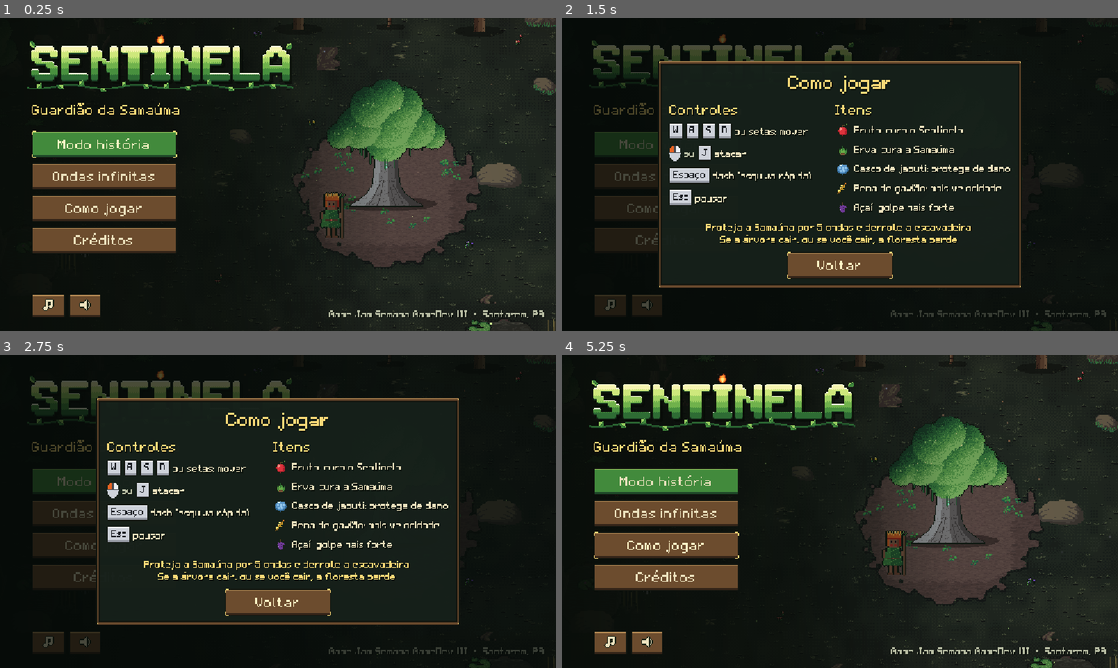
Above: before the commit, frames 1-4 (two rows, left to right).
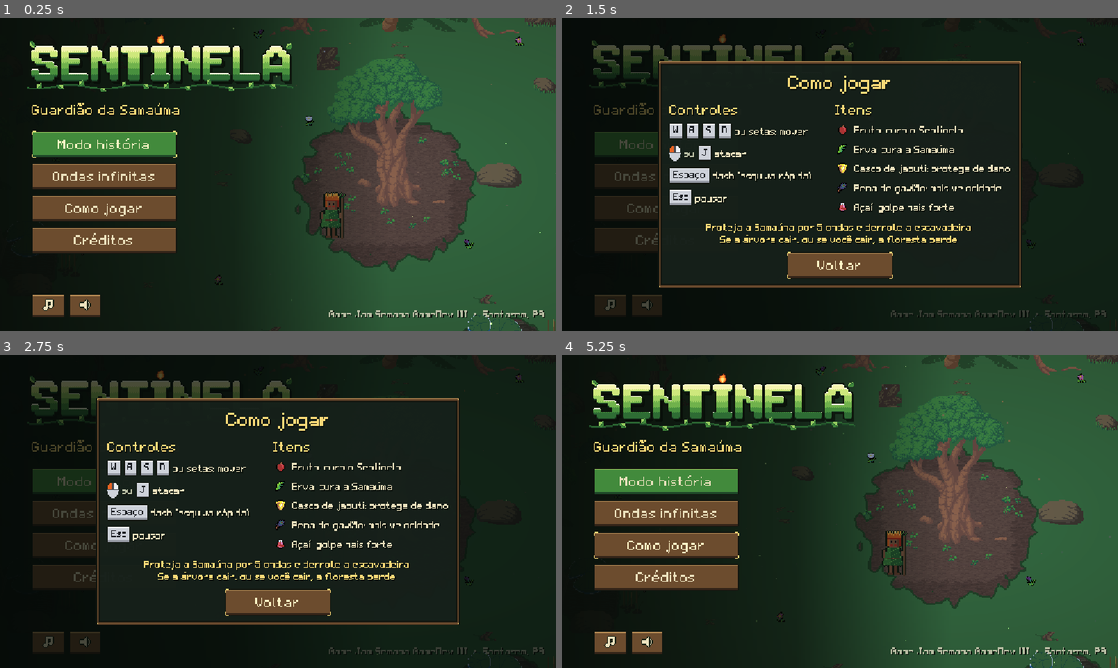
Above: after the commit, the same moments.

Repository: elian-sss/sentinela
Game: Godot game, scene res://cenas/telas/TelaInicial.tscn
Same seed, same stepped clock (60 frames per second), same inputs: the game is played once before the commit and once after it.
Inputs (mouse positions are in pixels of both pictures, inside the frame that each line leads up to):
- Up to frame 1 (0.25 s): no input
- Up to frame 2 (1.5 s): click "Como jogar" at 0.5 s; click "Como jogar" at 1.25 s
- Up to frame 3 (2.75 s): click "Modo história" at 2 s
- Up to frame 4 (5.25 s): click "Ondas infinitas" at 2.75 s; click "Créditos" at 3.5 s; click (645, 642) at 4.25 s; click "Voltar" at 5 s

The runs differ from the first frame. In frame 1, 42% of the frame differs, in the area x 38-100%, y 0-100%; in frame 2, 0.3%; in frame 3, 0.3%; in frame 4, 42%.

Commit message:
Troca cenário, itens e Samaúma por assets licenciados
Samaúma, árvores, palmeira, plantas, vitórias-régias e gramado agora vêm dos
packs de selva de Sevarihk (CC-BY 4.0), e itens, flores e cogumelo do
16x16 RPG Items (DB32), em CC0. Os originais ficam em assets/terceiros/ e os
recortes são montados por tools/montar_assets_licenciados.py.

Remove o gerador de props e o desenho da Samaúma e dos itens dos geradores
antigos, atualiza os créditos no jogo e no CREDITOS.md com autores, links,
licenças e modificações.

Diff:
--- a/cenas/arvore/Arvore.tscn
+++ b/cenas/arvore/Arvore.tscn
@@ -26,7 +26,7 @@
 
 [node name="Visual" type="Sprite2D" parent="."]
 texture_filter = 1
-position = Vector2(0, -48)
+position = Vector2(0, -69)
 texture = ExtResource("2_textura")
 hframes = 3
 
--- a/cenas/cenario/Cenario.tscn
+++ b/cenas/cenario/Cenario.tscn
@@ -5,19 +5,19 @@
 [ext_resource type="Texture2D" path="res://assets/cenario/dead_swamp/tree_trunk_swamp.png" id="3_ywr6m"]
 
 [ext_resource type="Texture2D" path="res://assets/cenario/props/arvore_frondosa.png" id="p_arvore_frondosa"]
-[ext_resource type="Texture2D" path="res://assets/cenario/props/arvore_frondosa_flores.png" id="p_arvore_frondosa_flores"]
-[ext_resource type="Texture2D" path="res://assets/cenario/props/arvore_alta.png" id="p_arvore_alta"]
-[ext_resource type="Texture2D" path="res://assets/cenario/props/palmeira_acai.png" id="p_palmeira_acai"]
+[ext_resource type="Texture2D" path="res://assets/cenario/props/arvore_pequena.png" id="p_arvore_pequena"]
+[ext_resource type="Texture2D" path="res://assets/cenario/props/arvore_chorona.png" id="p_arvore_chorona"]
+[ext_resource type="Texture2D" path="res://assets/cenario/props/palmeira.png" id="p_palmeira"]
 [ext_resource type="Texture2D" path="res://assets/cenario/props/arbusto.png" id="p_arbusto"]
-[ext_resource type="Texture2D" path="res://assets/cenario/props/arbusto_flores_vermelhas.png" id="p_arbusto_flores_vermelhas"]
-[ext_resource type="Texture2D" path="res://assets/cenario/props/arbusto_flores_amarelas.png" id="p_arbusto_flores_amarelas"]
-[ext_resource type="Texture2D" path="res://assets/cenario/props/samambaia.png" id="p_samambaia"]
-[ext_resource type="Texture2D" path="res://assets/cenario/props/flores_vermelhas.png" id="p_flores_vermelhas"]
-[ext_resource type="Texture2D" path="res://assets/cenario/props/flores_amarelas.png" id="p_flores_amarelas"]
+[ext_resource type="Texture2D" path="res://assets/cenario/props/folhagem.png" id="p_folhagem"]
+[ext_resource type="Texture2D" path="res://assets/cenario/props/touceira.png" id="p_touceira"]
+[ext_resource type="Texture2D" path="res://assets/cenario/props/folhas_largas.png" id="p_folhas_largas"]
+[ext_resource type="Texture2D" path="res://assets/cenario/props/flores_rosas.png" id="p_flores_rosas"]
+[ext_resource type="Texture2D" path="res://assets/cenario/props/flores_brancas.png" id="p_flores_brancas"]
 [ext_resource type="Texture2D" path="res://assets/cenario/props/flores_roxas.png" id="p_flores_roxas"]
 [ext_resource type="Texture2D" path="res://assets/cenario/props/cogumelos.png" id="p_cogumelos"]
 [ext_resource type="Texture2D" path="res://assets/cenario/props/vitoria_regia.png" id="p_vitoria_regia"]
-[ext_resource type="Texture2D" path="res://assets/cenario/props/vitoria_regia_sem_flor.png" id="p_vitoria_regia_sem_flor"]
+[ext_resource type="Texture2D" path="res://assets/cenario/props/vitoria_regia_pequena.png" id="p_vitoria_regia_pequena"]
 
 [ext_resource type="Texture2D" path="res://assets/cenario/props/gramado.png" id="p_gramado"]
 
@@ -594,289 +594,289 @@
 [node name="Arvore1" type="Sprite2D" parent="Bordas"]
 position = Vector2(40, 110)
 texture = ExtResource("p_arvore_frondosa")
-offset = Vector2(-56, -128)
+offset = Vector2(-62, -129)
 centered = false
 
 [node name="Arvore2" type="Sprite2D" parent="Bordas"]
 position = Vector2(165, 105)
-texture = ExtResource("p_arvore_alta")
-offset = Vector2(-40, -144)
+texture = ExtResource("p_arvore_chorona")
+offset = Vector2(-47, -122)
 centered = false
 flip_h = true
 
 [node name="Arbusto1" type="Sprite2D" parent="Bordas"]
 position = Vector2(275, 70)
-texture = ExtResource("p_arbusto_flores_amarelas")
-offset = Vector2(-24, -36)
+texture = ExtResource("p_touceira")
+offset = Vector2(-16, -32)
 centered = false
 
 [node name="Arvore3" type="Sprite2D" parent="Bordas"]
 position = Vector2(455, 125)
-texture = ExtResource("p_arvore_frondosa_flores")
-offset = Vector2(-56, -128)
+texture = ExtResource("p_arvore_pequena")
+offset = Vector2(-39, -92)
 centered = false
 flip_h = true
 
 [node name="Palmeira1" type="Sprite2D" parent="Bordas"]
 position = Vector2(580, 120)
-texture = ExtResource("p_palmeira_acai")
-offset = Vector2(-48, -136)
+texture = ExtResource("p_palmeira")
+offset = Vector2(-109, -121)
 centered = false
 
 [node name="Arvore4" type="Sprite2D" parent="Bordas"]
 position = Vector2(705, 128)
 texture = ExtResource("p_arvore_frondosa")
-offset = Vector2(-56, -128)
+offset = Vector2(-62, -129)
 centered = false
 flip_h = true
 
 [node name="Arvore5" type="Sprite2D" parent="Bordas"]
 position = Vector2(835, 110)
-texture = ExtResource("p_arvore_alta")
-offset = Vector2(-40, -144)
+texture = ExtResource("p_arvore_chorona")
+offset = Vector2(-47, -122)
 centered = false
 
 [node name="Arvore6" type="Sprite2D" parent="Bordas"]
 position = Vector2(960, 100)
 texture = ExtResource("p_arvore_frondosa")
-offset = Vector2(-56, -128)
+offset = Vector2(-62, -129)
 centered = false
 flip_h = true
 
 [node name="Palmeira2" type="Sprite2D" parent="Bordas"]
 position = Vector2(1100, 120)
-texture = ExtResource("p_palmeira_acai")
-offset = Vector2(-48, -136)
+texture = ExtResource("p_palmeira")
+offset = Vector2(-109, -121)
 centered = false
 
 [node name="Palmeira3" type="Sprite2D" parent="Bordas"]
 position = Vector2(55, 665)
-texture = ExtResource("p_palmeira_acai")
-offset = Vector2(-48, -136)
+texture = ExtResource("p_palmeira")
+offset = Vector2(-109, -121)
 centered = false
 flip_h = true
 
 [node name="Arvore7" type="Sprite2D" parent="Bordas"]
 position = Vector2(185, 690)
 texture = ExtResource("p_arvore_frondosa")
-offset = Vector2(-56, -128)
+offset = Vector2(-62, -129)
 centered = false
 
 [node name="Arvore8" type="Sprite2D" parent="Bordas"]
 position = Vector2(320, 700)
-texture = ExtResource("p_arvore_alta")
-offset = Vector2(-40, -144)
+texture = ExtResource("p_arvore_chorona")
+offset = Vector2(-47, -122)
 centered = false
 flip_h = true
 
 [node name="Arbusto2" type="Sprite2D" parent="Bordas"]
 position = Vector2(455, 650)
-texture = ExtResource("p_arbusto_flores_vermelhas")
-offset = Vector2(-24, -36)
+texture = ExtResource("p_folhagem")
+offset = Vector2(-15, -19)
 centered = false
 
 [node name="Arvore9" type="Sprite2D" parent="Bordas"]
 position = Vector2(560, 695)
 texture = ExtResource("p_arvore_frondosa")
-offset = Vector2(-56, -128)
+offset = Vector2(-62, -129)
 centered = false
 flip_h = true
 
 [node name="Arbusto3" type="Sprite2D" parent="Bordas"]
 position = Vector2(660, 652)
 texture = ExtResource("p_arbusto")
-offset = Vector2(-24, -36)
+offset = Vector2(-15, -31)
 centered = false
 
 [node name="Arvore10" type="Sprite2D" parent="Bordas"]
 position = Vector2(880, 690)
-texture = ExtResource("p_arvore_frondosa_flores")
-offset = Vector2(-56, -128)
+texture = ExtResource("p_arvore_pequena")
+offset = Vector2(-39, -92)
 centered = false
 flip_h = true
 
 [node name="Arvore11" type="Sprite2D" parent="Bordas"]
 position = Vector2(22, 215)
-texture = ExtResource("p_arvore_frondosa_flores")
-offset = Vector2(-56, -128)
+texture = ExtResource("p_arvore_pequena")
+offset = Vector2(-39, -92)
 centered = false
 
 [node name="Palmeira4" type="Sprite2D" parent="Bordas"]
 position = Vector2(18, 345)
-texture = ExtResource("p_palmeira_acai")
-offset = Vector2(-48, -136)
+texture = ExtResource("p_palmeira")
+offset = Vector2(-109, -121)
 centered = false
 flip_h = true
 
 [node name="Arbusto4" type="Sprite2D" parent="Bordas"]
 position = Vector2(14, 480)
 texture = ExtResource("p_arbusto")
-offset = Vector2(-24, -36)
+offset = Vector2(-15, -31)
 centered = false
 
 [node name="Arvore12" type="Sprite2D" parent="Bordas"]
 position = Vector2(1128, 230)
-texture = ExtResource("p_arvore_alta")
-offset = Vector2(-40, -144)
+texture = ExtResource("p_arvore_chorona")
+offset = Vector2(-47, -122)
 centered = false
 flip_h = true
 
 [node name="Arvore13" type="Sprite2D" parent="Bordas"]
 position = Vector2(1125, 365)
 texture = ExtResource("p_arvore_frondosa")
-offset = Vector2(-56, -128)
+offset = Vector2(-62, -129)
 centered = false
 
 [node name="Arbusto5" type="Sprite2D" parent="Bordas"]
 position = Vector2(1138, 120)
-texture = ExtResource("p_arbusto_flores_vermelhas")
-offset = Vector2(-24, -36)
+texture = ExtResource("p_folhagem")
+offset = Vector2(-15, -19)
 centered = false
 flip_h = true
 
 [node name="Flores1" type="Sprite2D" parent="Decoracao"]
 position = Vector2(120, 300)
-texture = ExtResource("p_flores_vermelhas")
-offset = Vector2(-12, -20)
+texture = ExtResource("p_flores_rosas")
+offset = Vector2(-8, -16)
 centered = false
 
 [node name="Flores2" type="Sprite2D" parent="Decoracao"]
 position = Vector2(250, 560)
-texture = ExtResource("p_flores_amarelas")
-offset = Vector2(-12, -20)
+texture = ExtResource("p_flores_brancas")
+offset = Vector2(-8, -16)
 centered = false
 flip_h = true
 
 [node name="Flores3" type="Sprite2D" parent="Decoracao"]
 position = Vector2(400, 130)
 texture = ExtResource("p_flores_roxas")
-offset = Vector2(-12, -20)
+offset = Vector2(-8, -16)
 centered = false
 
 [node name="Flores4" type="Sprite2D" parent="Decoracao"]
 position = Vector2(760, 140)
-texture = ExtResource("p_flores_vermelhas")
-offset = Vector2(-12, -20)
+texture = ExtResource("p_flores_rosas")
+offset = Vector2(-8, -16)
 centered = false
 
 [node name="Flores5" type="Sprite2D" parent="Decoracao"]
 position = Vector2(1010, 300)
-texture = ExtResource("p_flores_amarelas")
-offset = Vector2(-12, -20)
+texture = ExtResource("p_flores_brancas")
+offset = Vector2(-8, -16)
 centered = false
 flip_h = true
 
 [node name="Flores6" type="Sprite2D" parent="Decoracao"]
 position = Vector2(930, 560)
 texture = ExtResource("p_flores_roxas")
-offset = Vector2(-12, -20)
+offset = Vector2(-8, -16)
 centered = false
 
 [node name="Flores7" type="Sprite2D" parent="Decoracao"]
 position = Vector2(470, 250)
-texture = ExtResource("p_flores_amarelas")
-offset = Vector2(-12, -20)
+texture = ExtResource("p_flores_brancas")
+offset = Vector2(-8, -16)
 centered = false
 
 [node name="Flores8" type="Sprite2D" parent="Decoracao"]
 position = Vector2(690, 420)
 texture = ExtResource("p_flores_roxas")
-offset = Vector2(-12, -20)
+offset = Vector2(-8, -16)
 centered = false
 flip_h = true
 
 [node name="Flores9" type="Sprite2D" parent="Decoracao"]
 position = Vector2(345, 470)
-texture = ExtResource("p_flores_vermelhas")
-offset = Vector2(-12, -20)
+texture = ExtResource("p_flores_rosas")
+offset = Vector2(-8, -16)
 centered = false
 
 [node name="Flores10" type="Sprite2D" parent="Decoracao"]
 position = Vector2(820, 330)
-texture = ExtResource("p_flores_amarelas")
-offset = Vector2(-12, -20)
+texture = ExtResource("p_flores_brancas")
+offset = Vector2(-8, -16)
 centered = false
 
 [node name="Samambaia1" type="Sprite2D" parent="Decoracao"]
 position = Vector2(90, 250)
-texture = ExtResource("p_samambaia")
-offset = Vector2(-22, -32)
+texture = ExtResource("p_folhas_largas")
+offset = Vector2(-25, -39)
 centered = false
 flip_h = true
 
 [node name="Samambaia2" type="Sprite2D" parent="Decoracao"]
 position = Vector2(1050, 470)
-texture = ExtResource("p_samambaia")
-offset = Vector2(-22, -32)
+texture = ExtResource("p_folhas_largas")
+offset = Vector2(-25, -39)
 centered = false
 
 [node name="Samambaia3" type="Sprite2D" parent="Decoracao"]
 position = Vector2(420, 590)
-texture = ExtResource("p_samambaia")
-offset = Vector2(-22, -32)
+texture = ExtResource("p_folhas_largas")
+offset = Vector2(-25, -39)
 centered = false
 
 [node name="Samambaia4" type="Sprite2D" parent="Decoracao"]
 position = Vector2(240, 110)
-texture = ExtResource("p_samambaia")
-offset = Vector2(-22, -32)
+texture = ExtResource("p_folhas_largas")
+offset = Vector2(-25, -39)
 centered = false
 flip_h = true
 
 [node name="Samambaia5" type="Sprite2D" parent="Decoracao"]
 position = Vector2(900, 130)
-texture = ExtResource("p_samambaia")
-offset = Vector2(-22, -32)
+texture = ExtResource("p_folhas_largas")
+offset = Vector2(-25, -39)
 centered = false
 
 [node name="Cogumelos1" type="Sprite2D" parent="Decoracao"]
 position = Vector2(160, 430)
 texture = ExtResource("p_cogumelos")
-offset = Vector2(-14, -24)
+offset = Vector2(-8, -16)
 centered = false
 
 [node name="Cogumelos2" type="Sprite2D" parent="Decoracao"]
 position = Vector2(990, 210)
 texture = ExtResource("p_cogumelos")
-offset = Vector2(-14, -24)
+offset = Vector2(-8, -16)
 centered = false
 flip_h = true
 
 [node name="Cogumelos3" type="Sprite2D" parent="Decoracao"]
 position = Vector2(620, 600)
 texture = ExtResource("p_cogumelos")
-offset = Vector2(-14, -24)
+offset = Vector2(-8, -16)
 centered = false
 
 [node name="VitoriaRegia1" type="Sprite2D" parent="Decoracao"]
 position = Vector2(735, 565)
 texture = ExtResource("p_vitoria_regia")
-offset = Vector2(-20, -28)
+offset = Vector2(-29, -52)
 centered = false
 
 [node name="VitoriaRegia2" type="Sprite2D" parent="Decoracao"]
 position = Vector2(705, 540)
-texture = ExtResource("p_vitoria_regia_sem_flor")
-offset = Vector2(-20, -28)
+texture = ExtResource("p_vitoria_regia_pequena")
+offset = Vector2(-16, -30)
 centered = false
 flip_h = true
 
 [node name="VitoriaRegia3" type="Sprite2D" parent="Decoracao"]
 position = Vector2(80, 430)
 texture = ExtResource("p_vitoria_regia")
-offset = Vector2(-20, -28)
+offset = Vector2(-29, -52)
 centered = false
 
 [node name="VitoriaRegia4" type="Sprite2D" parent="Decoracao"]
 position = Vector2(1020, 210)
-texture = ExtResource("p_vitoria_regia_sem_flor")
-offset = Vector2(-20, -28)
+texture = ExtResource("p_vitoria_regia_pequena")
+offset = Vector2(-16, -30)
 centered = false
 
 [node name="VitoriaRegia5" type="Sprite2D" parent="Decoracao"]
 position = Vector2(350, 70)
 texture = ExtResource("p_vitoria_regia")
-offset = Vector2(-20, -28)
+offset = Vector2(-29, -52)
 centered = false
 flip_h = true
 
--- a/cenas/telas/TelaInicial.tscn
+++ b/cenas/telas/TelaInicial.tscn
@@ -487,13 +487,13 @@
 layout_mode = 2
 theme_type_variation = &"LabelSuave"
 horizontal_alignment = 1
-text = "Personagens, itens, plantas, interface e fonte:\npixel art original, gerada por código pelo projeto.\nMúsica e efeitos: sintetizados por código, sem samples."
+text = "Personagens, interface e fonte:\npixel art original, gerada por código pelo projeto.\nMúsica e efeitos: sintetizados por código, sem samples."
 
 
 [node name="Terceiros" type="Label" parent="Interface/Creditos/Centro/Painel/Caixa"]
 layout_mode = 2
 horizontal_alignment = 1
-text = "Chão e árvores secas do pântano: Dead Swamp, de Sevarihk\n(CC-BY 4.0, sevarihk.itch.io)\nFeito com Godot Engine (licença MIT)"
+text = "Cenário, plantas e Samaúma: Dead Swamp e assets de selva\nde Sevarihk (CC-BY 4.0, sevarihk.itch.io e opengameart.org)\nItens: 16x16 RPG Items (DB32), de ARoachIFoundOnMyPillow (CC0)\nFeito com Godot Engine (licença MIT)"
 
 
 [node name="BotaoVoltar" type="Button" parent="Interface/Creditos/Centro/Painel/Caixa"]
Binary file changed: assets/cenario/props/arbusto.png
Binary file removed: assets/cenario/props/arbusto_flores_amarelas.png
Binary file removed: assets/cenario/props/arbusto_flores_vermelhas.png
Binary file removed: assets/cenario/props/arvore_alta.png
Binary file added: assets/cenario/props/arvore_chorona.png
Not shown, changed: assets/cenario/props/arvore_chorona.png.import
Binary file changed: assets/cenario/props/arvore_frondosa.png
Binary file removed: assets/cenario/props/arvore_frondosa_flores.png
Binary file added: assets/cenario/props/arvore_pequena.png
Not shown, changed: assets/cenario/props/arvore_pequena.png.import
Binary file changed: assets/cenario/props/cogumelos.png
Binary file removed: assets/cenario/props/flores_amarelas.png
(and 36 more such lines)
